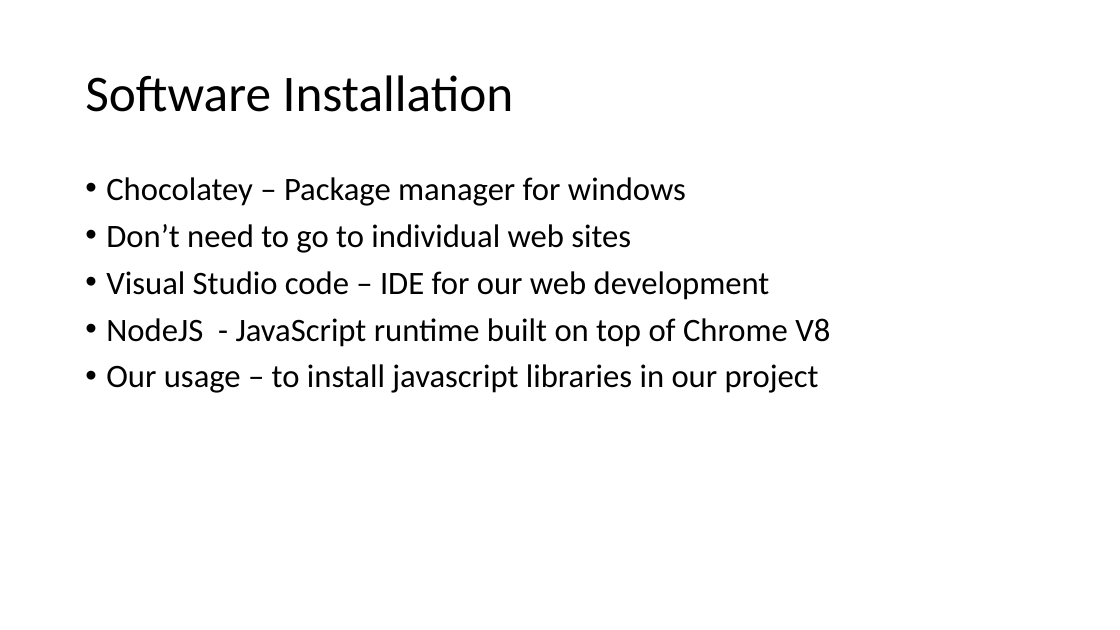
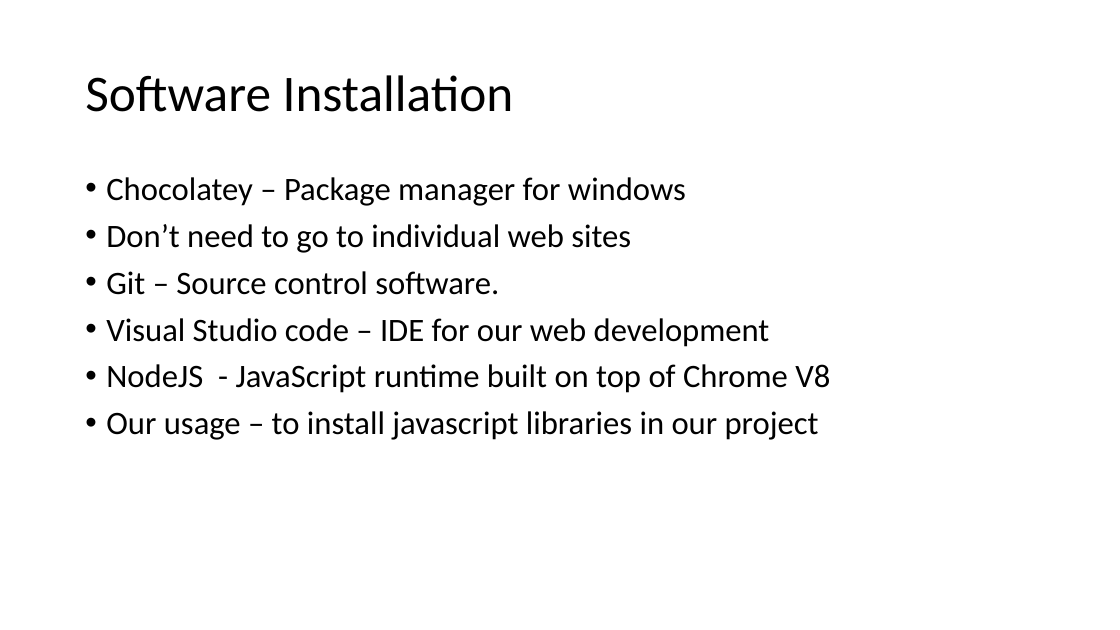
Before and after one commit to kumanan12/angular-training, a slide deck: slide 2 of files/Angular-training-2 [Autosaved].pptx. Drawn at 1120x630 pixels with LibreOffice and Linux fonts; fonts in the diff are those of the drawing. Boxes give left, top, right and bottom in pixels: in the first picture for what was removed or moved away, otherwise in the second. Text is boxed around its words. In the diff, an @@ line names an element or a change of style, - is before the commit and + after.

```diff
--- a/files/Angular-training-2 [Autosaved].pptx
+++ b/files/Angular-training-2 [Autosaved].pptx
@@ text at bbox=[106, 271, 499, 295]: paragraph added @@
+• Git – Source control software.
```
Also in this commit, not shown: 1 slide added, 6 other files.
